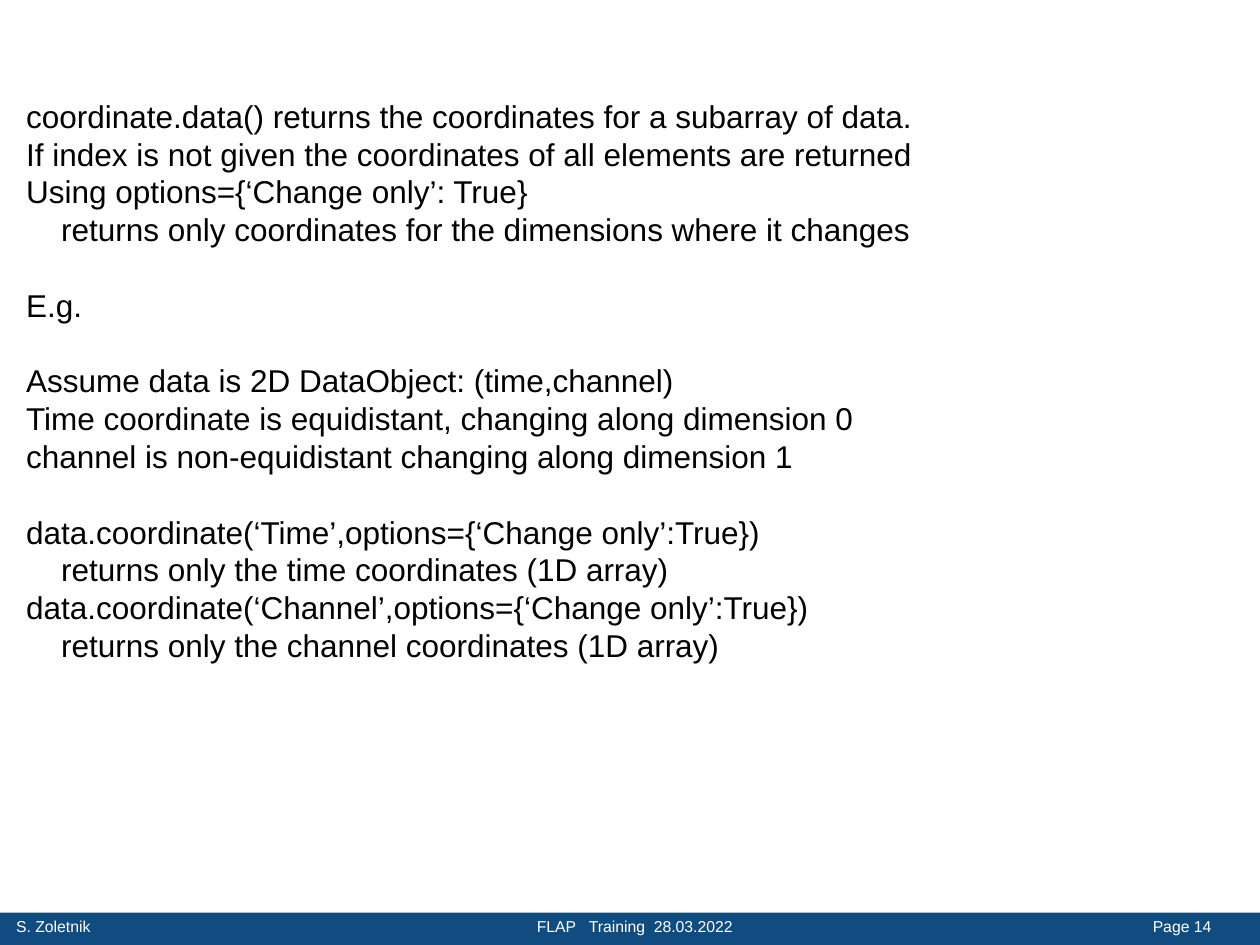
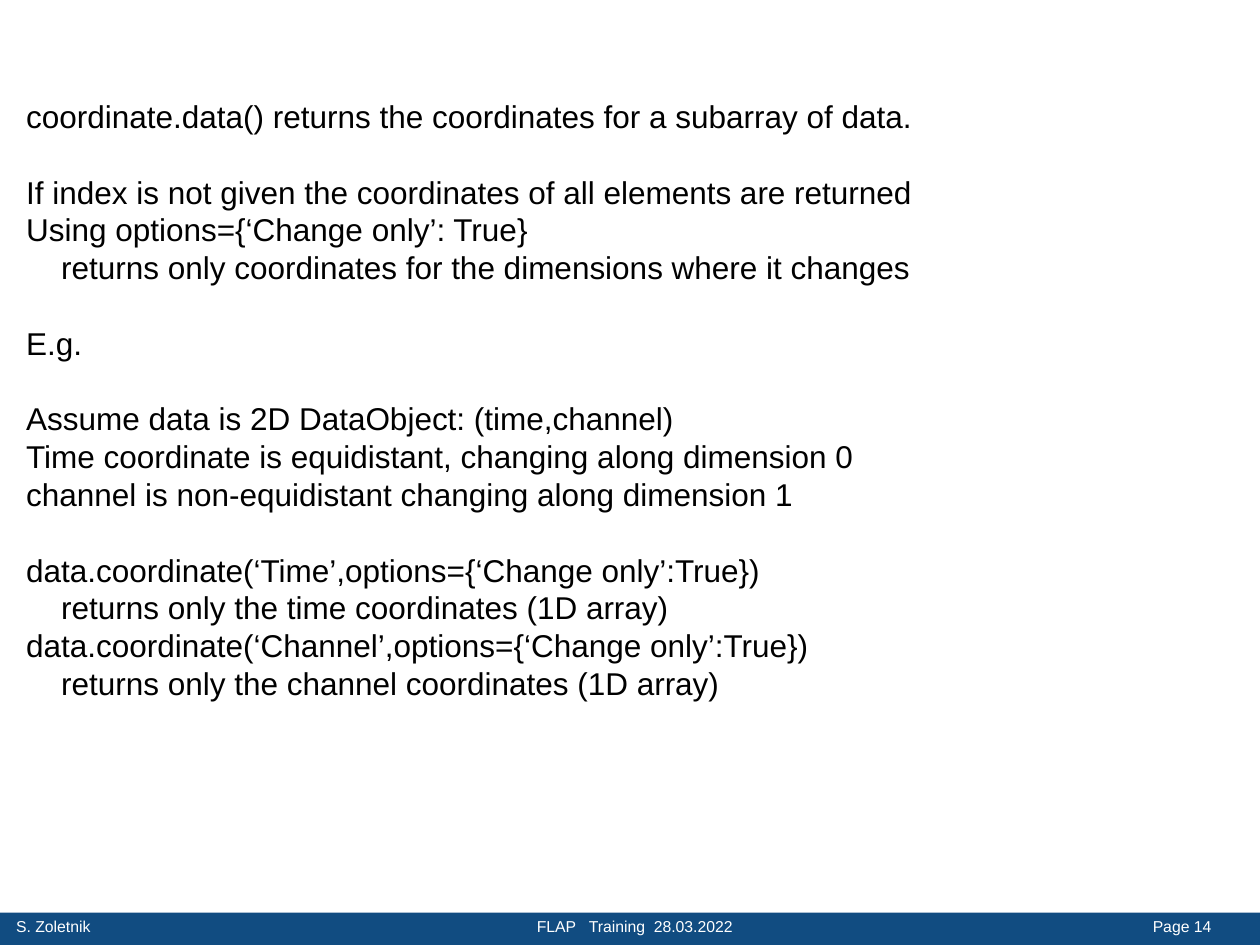
Before and after one commit to fusion-flap/flap, a slide deck: slide 14 of docs/FLAP_Training_20220328.pptx. Drawn at 1260x945 pixels with LibreOffice and Linux fonts; fonts in the diff are those of the drawing; background and template pictures are left out. Boxes give left, top, right and bottom in pixels: in the first picture for what was removed or moved away, otherwise in the second. Text is boxed around its words. In the diff, an @@ line names an element or a change of style, - is before the commit and + after.

```diff
--- a/docs/FLAP_Training_20220328.pptx
+++ b/docs/FLAP_Training_20220328.pptx
@@ text "coordinate.data() returns the coordinates for ..." rewrapped from [26, 105, 912, 663] to [26, 105, 912, 701] @@
```
Also in this commit, not shown: 5 other slides changed, 1 other file.
